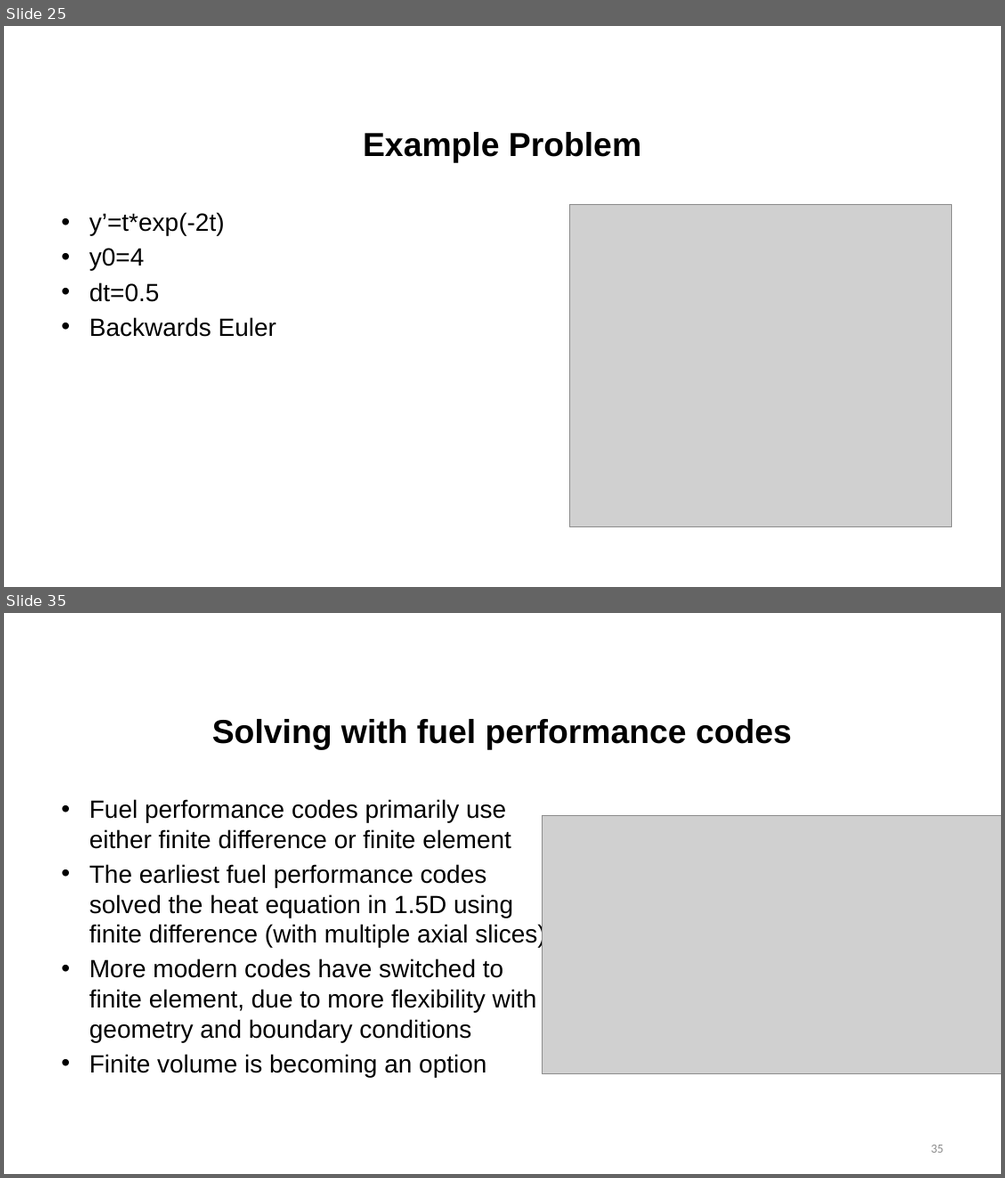
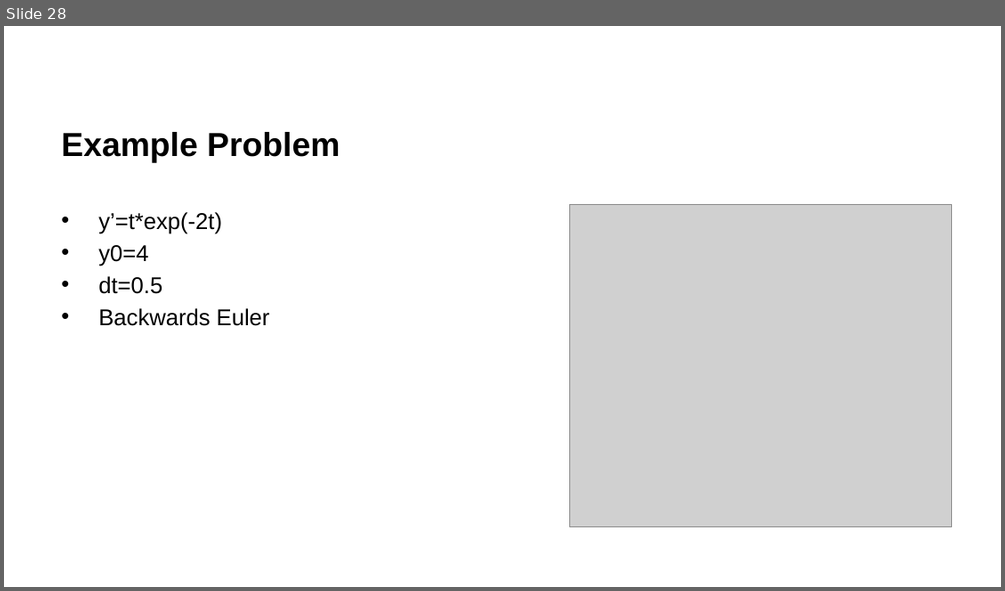
Before and after one commit to benbeeler/TEACHING, a slide deck: Nuclear_Fuel_Performance/NE533_Spring2026/Module1/Lec4_thermal_limits_kth_numerics.pptx. Shown one above the other, each under a label of ours: slides 25 and 35 before the commit, slide 28 after it; the slides between them are not shown. The pictures are 1005x1178 and 1005x591 pixels, drawn with LibreOffice and Linux fonts; fonts in the diff are those of the drawing; grey boxes stand for pictures; background and template pictures are left out. Boxes give left, top, right and bottom in pixels: in the first picture for what was removed or moved away, otherwise in the second. Text is boxed around its words. In the diff, an @@ line names an element or a change of style, - is before the commit and + after.

```diff
--- a/Nuclear_Fuel_Performance/NE533_Spring2026/Module1/Lec4_thermal_limits_kth_numerics.pptx
+++ b/Nuclear_Fuel_Performance/NE533_Spring2026/Module1/Lec4_thermal_limits_kth_numerics.pptx
@@ slide 35 removed at (4, 613, 1001, 1174), background #FFFFFF @@
@@ title removed at (212, 719, 792, 750) @@
-Solving with fuel performance codes
@@ text removed at (89, 799, 545, 1077) @@
-• Fuel performance codes primarily use either finite difference or finite element
-• The earliest fuel performance codes solved the heat equation in 1.5D using finite difference (with multiple axial slices)
-• More modern codes have switched to finite element, due to more flexibility with geometry and boundary conditions
-• Finite volume is becoming an option
@@ picture removed at (542, 816, 1001, 1074) @@
@@ page number removed at (930, 1144, 943, 1152) @@
-35
@@ what was slide 25 is now slide 28 @@
@@ slide 28 changed as well @@
@@ title "Example Problem" at (61, 132, 340, 163): alignment centre to left @@
@@ text "y’=t*exp(-2t)" at (98, 212, 270, 326): size 24 to 22 pt; indent changed @@
```
Also in this commit, not shown: 23 other slides changed, 4 slides added, 12 other slides removed, 4 other files.
